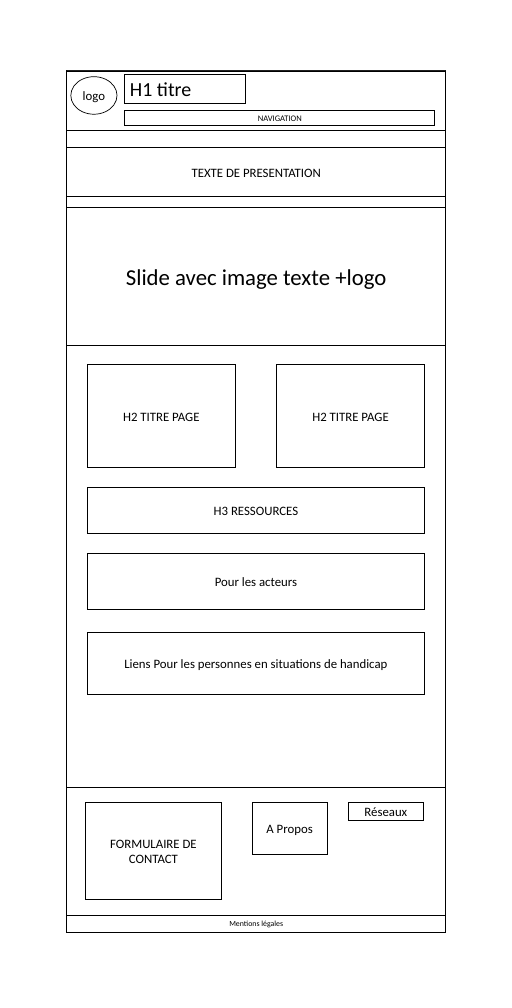
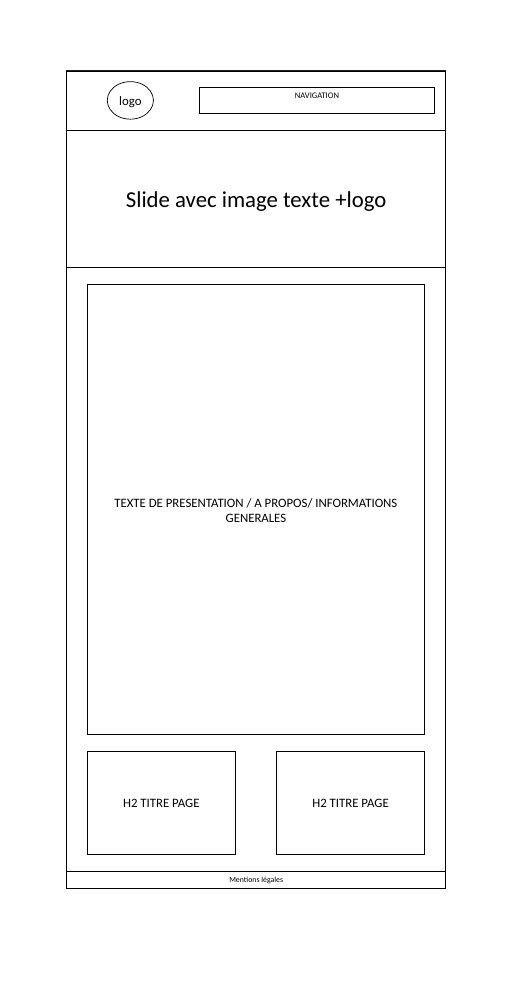
Before and after one commit to Bourg-en-Stress/accessibility, a slide deck: slide 2 of design/wireframe/wireframe.pptx. Drawn at 512x1008 pixels with LibreOffice and Linux fonts; fonts in the diff are those of the drawing. Boxes give left, top, right and bottom in pixels: in the first picture for what was removed or moved away, otherwise in the second. Text is boxed around its words. In the diff, an @@ line names an element or a change of style, - is before the commit and + after.

```diff
--- a/design/wireframe/wireframe.pptx
+++ b/design/wireframe/wireframe.pptx
@@ rectangle: place and size @@
-rectangle at box(67, 70, 445, 932)
+rectangle at box(67, 70, 445, 888)
@@ ellipse "logo": place and size @@
-ellipse "logo" at box(71, 77, 117, 114)
+ellipse "logo" at box(108, 81, 154, 119)
@@ rectangle removed at box(125, 74, 246, 103) @@
-H1 titre
@@ rectangle "NAVIGATION": place and size @@
-rectangle "NAVIGATION" at box(125, 110, 435, 125)
+rectangle "NAVIGATION" at box(200, 87, 434, 113)
@@ rectangle "Slide avec image texte +logo": place and size @@
-rectangle "Slide avec image texte +logo" at box(67, 208, 445, 346)
+rectangle "Slide avec image texte +logo" at box(67, 130, 445, 268)
@@ rectangle "TEXTE DE PRESENTATION / A ...": place and size @@
-rectangle "TEXTE DE PRESENTATION / A ..." at box(67, 148, 445, 197)
+rectangle "TEXTE DE PRESENTATION / A ..." at box(87, 285, 424, 735)
@@ rectangle removed at box(87, 487, 424, 534) @@
-H3 RESSOURCES
@@ text in rectangle at box(114, 498, 397, 522): text changed @@
-TEXTE DE PRESENTATION
+TEXTE DE PRESENTATION / A PROPOS/ INFORMATIONS GENERALES
@@ rectangle removed at box(87, 553, 424, 609) @@
-Pour les acteurs
@@ rectangle removed at box(87, 632, 424, 695) @@
-Liens Pour les personnes en situations de handicap
@@ rectangle "H2 TITRE PAGE": place and size @@
-rectangle "H2 TITRE PAGE" at box(87, 365, 236, 467)
+rectangle "H2 TITRE PAGE" at box(87, 752, 236, 855)
@@ rectangle "H2 TITRE PAGE": place and size @@
-rectangle "H2 TITRE PAGE" at box(276, 365, 425, 467)
+rectangle "H2 TITRE PAGE" at box(276, 752, 425, 855)
@@ rectangle removed at box(67, 787, 445, 915) @@
@@ rectangle removed at box(86, 802, 221, 900) @@
-FORMULAIRE DE CONTACT
@@ rectangle removed at box(252, 802, 327, 855) @@
-A Propos
@@ rectangle removed at box(349, 802, 423, 821) @@
-Réseaux
@@ rectangle "Mentions légales": place and size @@
-rectangle "Mentions légales" at box(67, 915, 445, 932)
+rectangle "Mentions légales" at box(67, 871, 445, 888)
```
Also in this commit, not shown: 2 other slides changed, 3 other files.
